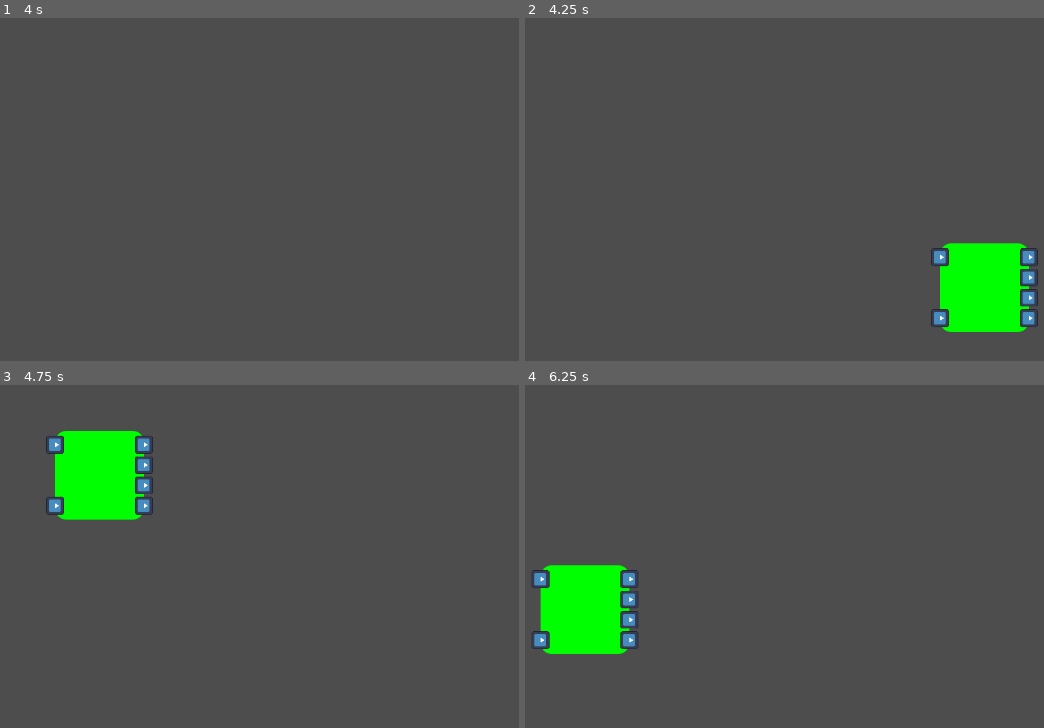
Above: before the commit, frames 1-4 (two rows, left to right).
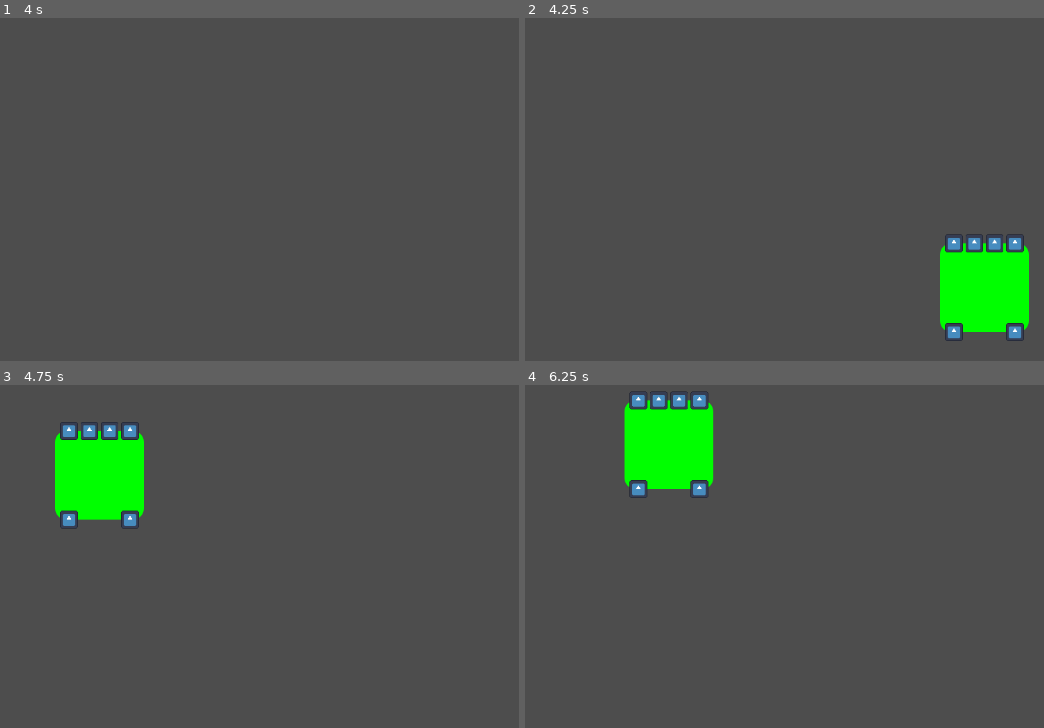
Above: after the commit, the same moments.

Repository: Andrien777/tvbuilder-m
Game: Godot game, scene res://main_scene.tscn
Same seed, same stepped clock (60 frames per second), same inputs: the game is played once before the commit and once after it. The engine's default icon, where the game draws it, is replaced by a stand-in: a white triangle on a blue panel in a dark square.
Inputs (mouse positions are in pixels of both pictures, inside the frame that each line leads up to):
- Up to frame 1 (4 s): tap Enter at 0.5, 2, 3.5 s; move the mouse to (394, 196) at 0.52 s; tap Mouse wheel down (ZoomDown, bound only after the commit) at 0.6, 2.1, 3.6 s; click (394, 196) at 0.67 s; tap Mouse wheel up (ZoomUp, bound only after the commit) at 0.8, 2.3, 3.8 s; tap Space at 1.25, 2.75 s; drag from (62, 244) to (181, 309) at 1.27 s; move the mouse to (301, 120) at 2.02 s; click (301, 120) at 2.17 s; drag from (181, 309) to (outside the picture) at 2.77 s; move the mouse to (456, 288) at 3.52 s; click (456, 288) at 3.67 s
- Up to frame 2 (4.25 s): tap C (create_debug_object) at 4.15 s
- Up to frame 3 (4.75 s): drag from (461, 655) to (98, 474) at 4.27 s
- Up to frame 4 (6.25 s): tap Space at 5 s; move the mouse to (670, 443) at 5.02 s; tap Mouse wheel down (ZoomDown, bound only after the commit) at 5.1 s; click (670, 443) at 5.17 s; tap Mouse wheel up (ZoomUp, bound only after the commit) at 5.3 s; drag from (711, 433) to (587, 611) at 5.77 s

Frame 1 is identical in both runs. In frame 2, 1.8% of the frame differs, in the area x 78-99%, y 62-95%; in frame 3, 1.7%; in frame 4, 9.2%, in the area x 1-37%, y 1-79%.

Commit message:
Camera and ui stuff

Diff:
--- /dev/null
+++ b/camera_2d.gd
@@ -0,0 +1,21 @@
+extends Camera2D
+
+
+# Called when the node enters the scene tree for the first time.
+func _ready() -> void:
+	pass # Replace with function body.
+
+
+# Called every frame. 'delta' is the elapsed time since the previous frame.
+func _process(delta: float) -> void:
+
+	if Input.is_action_just_pressed("ZoomUp"):
+		change_zoom(Vector2(0.1,0.1))
+	elif Input.is_action_just_pressed("ZoomDown"):
+		change_zoom(Vector2(-0.1,-0.1))
+
+func change_zoom(delta: Vector2) -> void:
+	var mouse_pos := get_global_mouse_position()
+	zoom += delta
+	var new_mouse_pos := get_global_mouse_position()
+	position += mouse_pos - new_mouse_pos
--- a/components/circuit_component.gd
+++ b/components/circuit_component.gd
@@ -22,7 +22,7 @@
 	add_child(hitbox)
 	add_child(sprite)
 	initialize_pins(spec.pinSpecifications, test_texture.get_size())
-	self.rotation_degrees=90
+
 
 func initialize_pins(spec: Array, ic_shape:Vector2)->void:
 	var side_count = {"TOP":0, "BOTTOM":0, "LEFT":0, "RIGHT":0}
--- a/components/pin.gd
+++ b/components/pin.gd
@@ -40,3 +40,8 @@
 func _input_event(viewport: Viewport, event: InputEvent, shape_idx: int) -> void:
 	if event is InputEventMouseButton and event.pressed and Input.is_mouse_button_pressed(MOUSE_BUTTON_RIGHT):
 		WireManager.register_wire_point(self)
+
+func _mouse_enter() -> void:
+	PopupManager.display_hint(readable_name,description,self.global_position)
+func _mouse_exit()->void:
+	PopupManager.hide_hint()
--- a/main_scene.tscn
+++ b/main_scene.tscn
@@ -1,6 +1,10 @@
-[gd_scene load_steps=2 format=3 uid="uid://donyllnb277wd"]
+[gd_scene load_steps=3 format=3 uid="uid://donyllnb277wd"]
 
 [ext_resource type="Script" path="res://main_scene.gd" id="1_8vqs3"]
+[ext_resource type="Script" path="res://camera_2d.gd" id="2_4tulb"]
 
 [node name="RootNode" type="Node2D"]
 script = ExtResource("1_8vqs3")
+
+[node name="Camera2D" type="Camera2D" parent="."]
+script = ExtResource("2_4tulb")
--- a/project.godot
+++ b/project.godot
@@ -19,6 +19,7 @@
 
 NetConstants="*res://netlist/net_constants.gd"
 WireManager="*res://netlist/wire_manager.gd"
+PopupManager="*res://ui/popup/popup_manager.gd"
 
 [dotnet]
 
@@ -31,3 +32,13 @@
 "events": [Object(InputEventKey,"resource_local_to_scene":false,"resource_name":"","device":-1,"window_id":0,"alt_press …(191 unchanged characters)…
 ]
 }
+ZoomUp={
+"deadzone": 0.5,
+"events": [Object(InputEventMouseButton,"resource_local_to_scene":false,"resource_name":"","device":-1,"window_id":0,"alt_pressed":false,"shift_pressed":false,"ctrl_pressed":false,"meta_pressed":false,"button_mask":8,"position":Vector2(70, 14),"global_position":Vector2(79, 60),"factor":1.0,"button_index":4,"canceled":false,"pressed":true,"double_click":false,"script":null)
+]
+}
+ZoomDown={
+"deadzone": 0.5,
+"events": [Object(InputEventMouseButton,"resource_local_to_scene":false,"resource_name":"","device":-1,"window_id":0,"alt_pressed":false,"shift_pressed":false,"ctrl_pressed":false,"meta_pressed":false,"button_mask":16,"position":Vector2(282, 4),"global_position":Vector2(291, 50),"factor":1.0,"button_index":5,"canceled":false,"pressed":true,"double_click":false,"script":null)
+]
+}
--- a/sample.json
+++ b/sample.json
@@ -9,13 +9,13 @@
 			"direction": "DIRECTION_INPUT_OUTPUT",
 			"position": "TOP",
 			"readable_name": "John",
-			"description": ""
+			"description": "Я пин"
 		},{
 			"index": 1,
 			"direction": "DIRECTION_INPUT_OUTPUT",
 			"position": "TOP",
 			"readable_name": "John",
-			"description": ""
+			"description": "Я другой пин"
 		}
 		,{
 			"index": 1,
@@ -43,7 +43,7 @@
 			"direction": "DIRECTION_INPUT_OUTPUT",
 			"position": "BOTTOM",
 			"readable_name": "John",
-			"description": ""
+			"description": "А я пин с очень длинным и сложным описанием"
 		}
 	]
 }
--- /dev/null
+++ b/ui/popup/hint_popup.gd
@@ -0,0 +1,50 @@
+extends Panel
+class_name HintPopup
+var heading
+var description
+
+func _init()->void:
+	self.size = Vector2(150,100)
+	heading = Label.new()
+	heading.position = Vector2(20,20)
+	description = Label.new()
+	description.position = Vector2(20,40)
+	#heading.text = ""
+	add_child(description)
+	add_child(heading)
+# Called when the node enters the scene tree for the first time.
+func _ready() -> void:
+	var style:StyleBoxFlat = StyleBoxFlat.new()
+	style.bg_color =  Color.DIM_GRAY
+	style.bg_color.a = 0.9
+	style.set_corner_radius_all(15)
+	add_theme_stylebox_override("panel", style)
+
+
+
+
+# Called every frame. 'delta' is the elapsed time since the previous frame.
+func _process(delta: float) -> void:
+	pass
+var tween
+func display(heading:String, description:String, position:Vector2):
+
+	self.description.text = description
+	self.heading.text = heading
+	if tween:
+		tween.kill()
+	tween = create_tween()
+	tween.tween_property(self,"modulate",Color(1,1,1,0.9),0.3).set_trans(Tween.TRANS_CIRC)
+
+	if modulate[3]<0.1:
+		self.position = position + Vector2(40,0)
+	else:
+		tween.tween_property(self,"position", position + Vector2(40,0),0.3).set_trans(Tween.TRANS_CIRC)
+
+
+func hide_popup():
+	pass
+	if tween:
+		tween.kill()
+	tween = create_tween()
+	tween.tween_property(self,"modulate",Color(1,1,1,0.0),1).set_trans(Tween.TRANS_CIRC)
--- /dev/null
+++ b/ui/popup/popup_manager.gd
@@ -0,0 +1,33 @@
+extends Node
+var canvas_layer
+var pin_popup
+func _init()->void:
+	canvas_layer = CanvasLayer.new()
+	pin_popup = HintPopup.new()
+	#pin_popup.global_position = Vector2(0,0)
+	pin_popup.z_index = 5
+	pin_popup.visible=false
+	pin_popup.modulate = Color(1,1,1,0)
+	canvas_layer.add_child(pin_popup)
+	canvas_layer.follow_viewport_enabled = true
+	canvas_layer.follow_viewport_scale = 1.0
+	#canvas_layer.offset = Vector2(500,500)
+	#canvas_layer.follow_viewport_scale = false
+	add_child(canvas_layer)
+	#add_child(pin_popup)
+
+# Called when the node enters the scene tree for the first time.
+func _ready() -> void:
+	pass # Replace with function body.
+
+
+# Called every frame. 'delta' is the elapsed time since the previous frame.
+func _process(delta: float) -> void:
+	pass
+
+func display_hint(heading:String, description:String, position:Vector2):
+	pin_popup.visible=true
+	pin_popup.display(heading, description, position)
+
+func hide_hint():
+	pin_popup.hide_popup()
